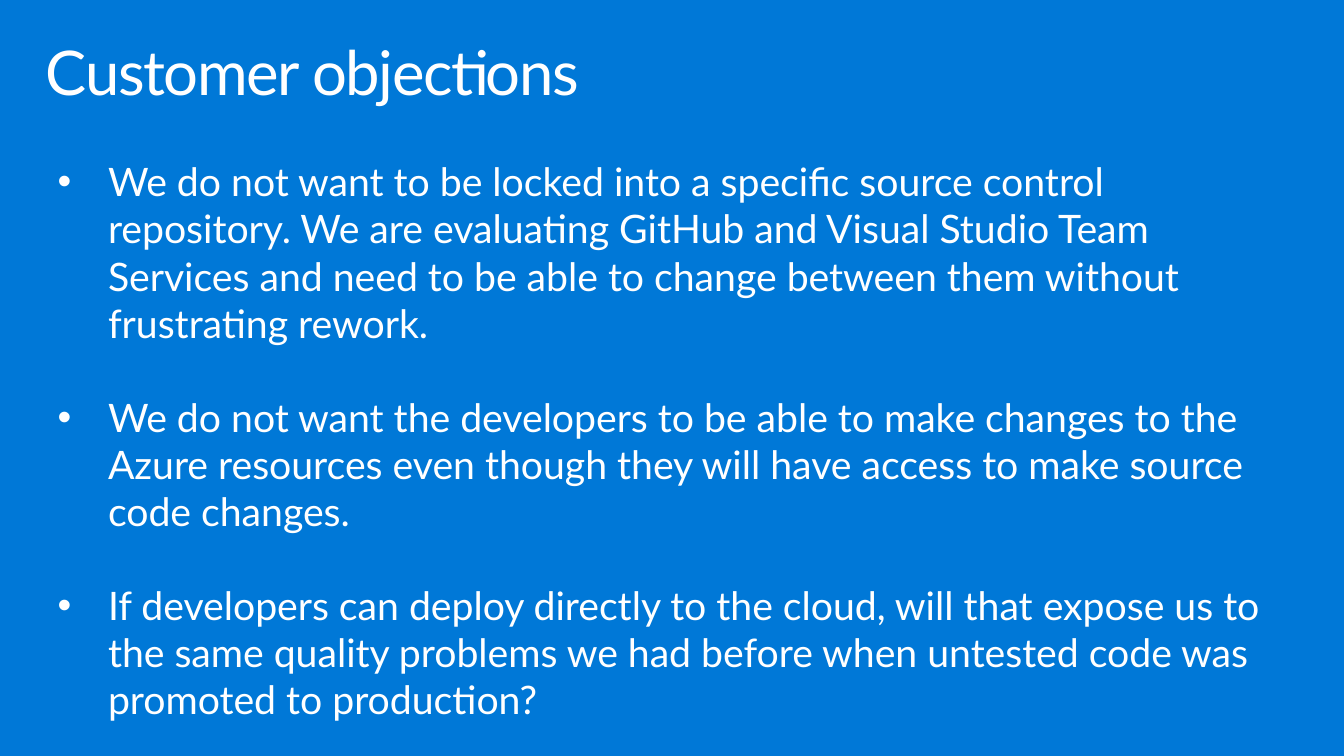
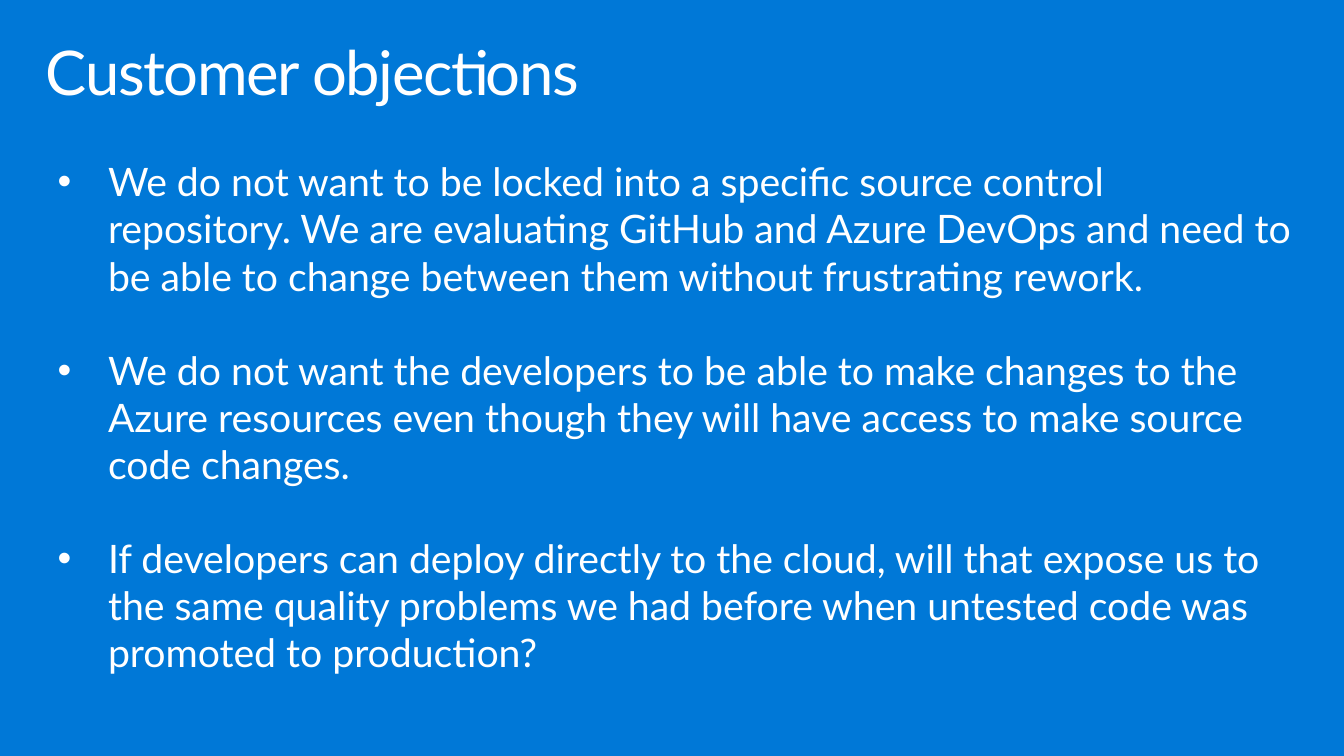
Before and after one commit to yashmadan123/MCW-Continuous-delivery-in-Azure-DevOps, a slide deck: slide 11 of Whiteboard design session/WDS trainer presentation - Continuous delivery in VSTS and Azure.pptx. Drawn at 1344x756 pixels with LibreOffice and Linux fonts; fonts in the diff are those of the drawing. Boxes give left, top, right and bottom in pixels: in the first picture for what was removed or moved away, otherwise in the second. Text is boxed around its words. In the diff, an @@ line names an element or a change of style, - is before the commit and + after.

```diff
--- a/Whiteboard design session/WDS trainer presentation - Continuous delivery in VSTS and Azure.pptx
+++ b/Whiteboard design session/WDS trainer presentation - Continuous delivery in VSTS and Azure.pptx
@@ text at [108,167,1291,298]: text changed @@
-• We do not want to be locked into a specific source control repository. We are evaluating GitHub and Visual Studio Team Services and need to be able to change between them without frustrating rework.
+• We do not want to be locked into a specific source control repository. We are evaluating GitHub and Azure DevOps and need to be able to change between them without frustrating rework.
```
Also in this commit, not shown: 6 other slides changed, 8 other files.
